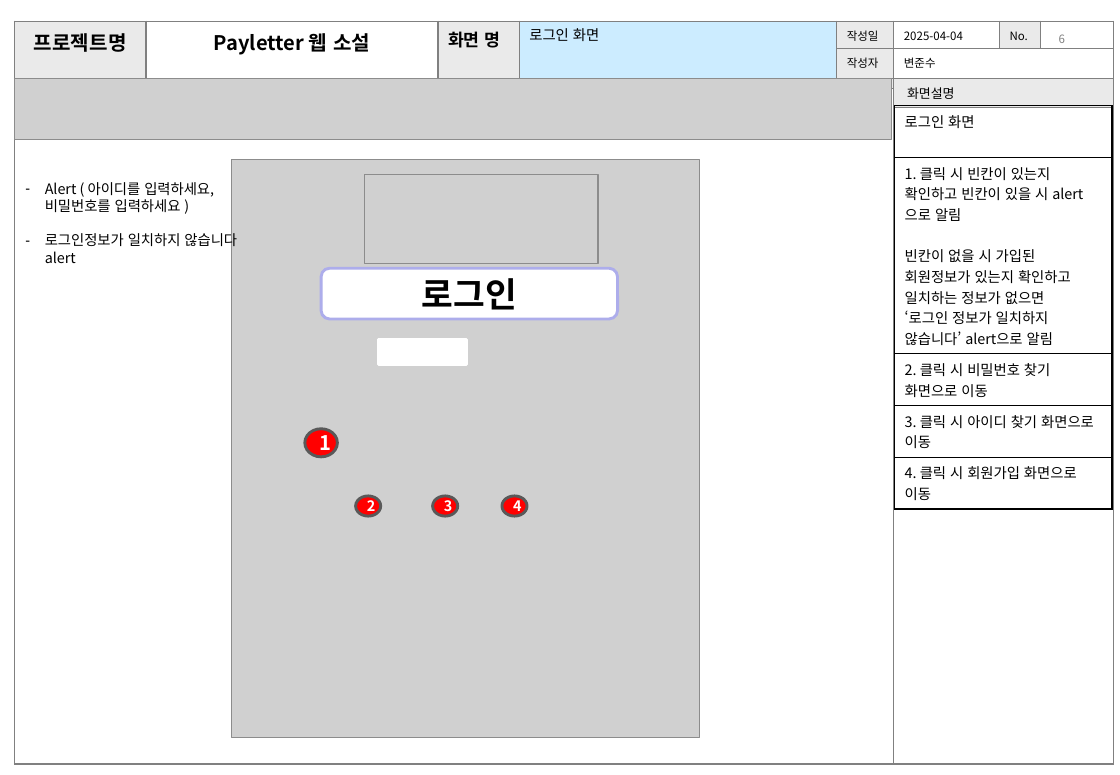
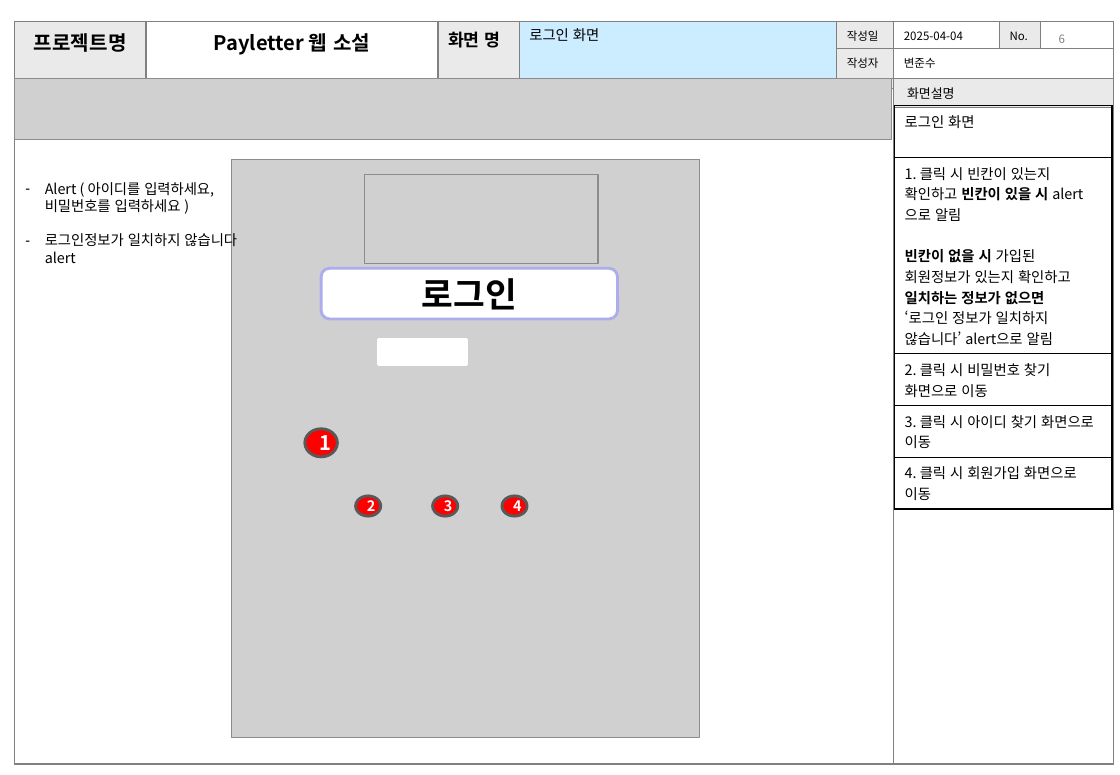
Before and after one commit to joons97/jsp_prj, a slide deck: slide 7 of 기획안_변준수.pptx. Drawn at 1120x775 pixels with LibreOffice and Linux fonts; fonts in the diff are those of the drawing; grey boxes stand for pictures. Boxes give left, top, right and bottom in pixels: in the first picture for what was removed or moved away, otherwise in the second. Text is boxed around its words. In the diff, an @@ line names an element or a change of style, - is before the commit and + after.

```diff
--- a/기획안_변준수.pptx
+++ b/기획안_변준수.pptx
@@ table at (895, 105, 1113, 504) @@
@@ bold on in "빈칸이 있을 시", "빈칸이 없을 시 일치하는 정보가 없으면" @@
```
Also in this commit, not shown: 13 other slides changed, 14 slides added, 3 slides removed.
